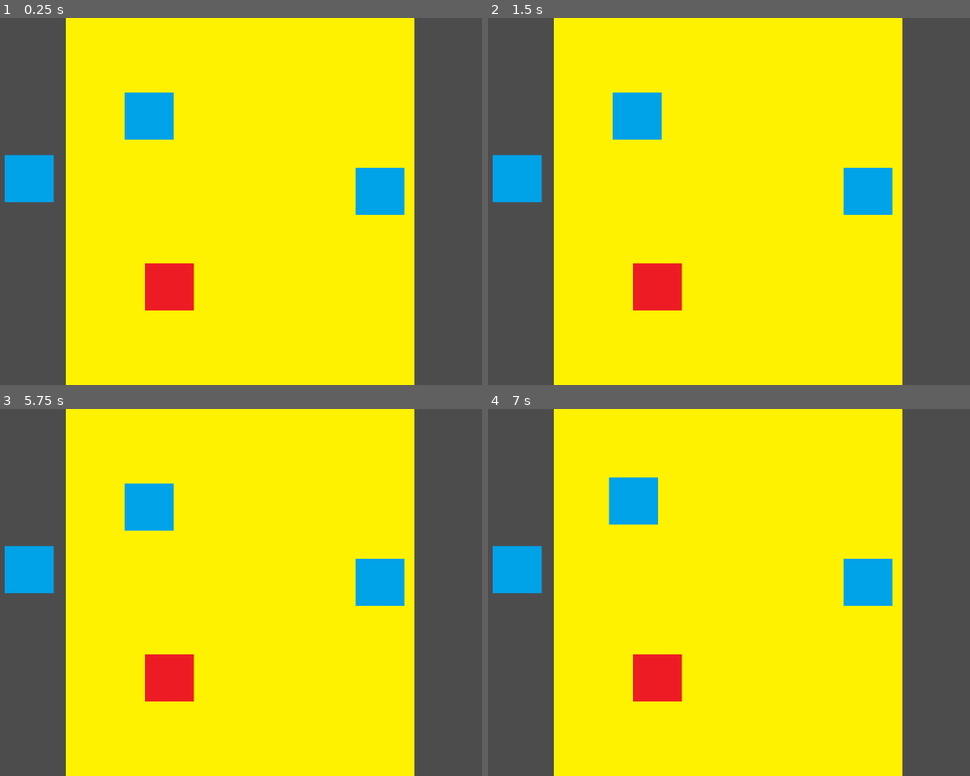
Above: before the commit, frames 1-4 (two rows, left to right).
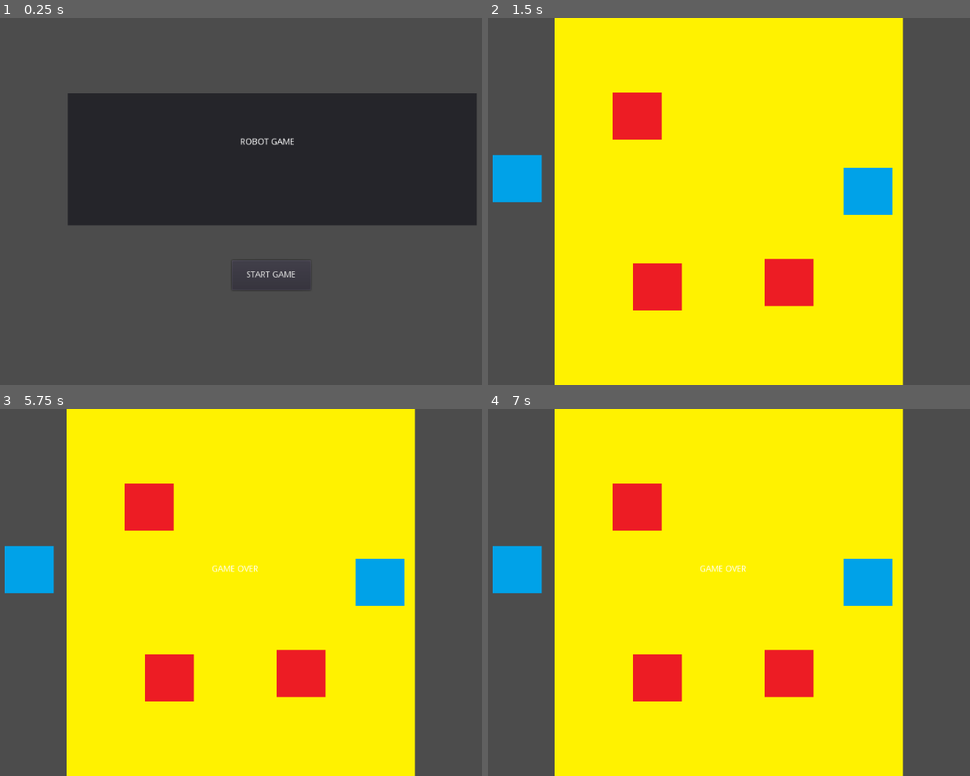
Above: after the commit, the same moments.

Repository: Agalatea/game_jam
Game: Godot game, scene res://MainScreen.tscn
Two runs of this game, one before a commit and one after it. Both use one fixed random seed, a clock stepped at 60 frames per second and the inputs below. Before the commit the project starts from res://Main.tscn.
Inputs (mouse positions are in pixels of both pictures, inside the frame that each line leads up to):
- Up to frame 1 (0.25 s): no input
- Up to frame 2 (1.5 s): click (757, 274) at 0.5 s, where only the run after the commit has a clickable "START GAME"; tap Enter at 1.25 s; move the mouse to (637, 117) at 1.27 s; click (637, 117) at 1.42 s
- Up to frame 3 (5.75 s): tap Space at 2, 3.5, 5 s; move the mouse to (28, 570) at 2.02 s; click (28, 570) at 2.17 s; tap Enter at 2.75, 4.25 s; move the mouse to (380, 581) at 2.77 s; click (380, 581) at 2.92 s; move the mouse to (207, 665) at 3.52 s; click (207, 665) at 3.67 s; move the mouse to (428, 647) at 4.27 s; click (428, 647) at 4.42 s; move the mouse to (53, 537) at 5.02 s; click (53, 537) at 5.17 s
- Up to frame 4 (7 s): move the mouse to (757, 592) at 5.77 s; click (757, 592) at 5.92 s; move the mouse to (632, 500) at 6.52 s; click (632, 500) at 6.67 s

The runs differ from the first frame. In frame 1, 78% of the frame differs, in the area x 0-99%, y 0-100%; in frame 2, 3.2%; in frame 3, 3.3%; in frame 4, 3.5%.

Commit message:
Hud and mechanics

Diff:
--- /dev/null
+++ b/HUD.tscn
@@ -0,0 +1,30 @@
+[gd_scene load_steps=3 format=2]
+
+[ext_resource path="res://Label.gd" type="Script" id=1]
+[ext_resource path="res://Win.gd" type="Script" id=2]
+
+[node name="HUD" type="Node2D"]
+
+[node name="GameOver" type="Label" parent="."]
+margin_left = 466.451
+margin_top = 254.6
+margin_right = 542.451
+margin_bottom = 268.6
+text = "GAME OVER"
+script = ExtResource( 1 )
+__meta__ = {
+"_edit_use_anchors_": false
+}
+
+[node name="Win" type="Label" parent="."]
+margin_left = 484.501
+margin_top = 138.7
+margin_right = 524.501
+margin_bottom = 152.7
+text = "WIN"
+script = ExtResource( 2 )
+__meta__ = {
+"_edit_use_anchors_": false
+}
+[connection signal="game_over" from="GameOver" to="GameOver" method="_on_Label_game_over"]
+[connection signal="win" from="Win" to="Win" method="_on_Win_win"]
--- a/Hole.gd
+++ b/Hole.gd
@@ -1,36 +1,29 @@
-extends Area2D
+extends RigidBody2D
 
 
 # Declare member variables here. Examples:
 # var a = 2
 # var b = "text"
-
-
+export var type = 1
+var taken = false
 # Called when the node enters the scene tree for the first time.
 func _ready():
+	add_to_group("Holes")
 	pass # Replace with function body.
 
 
 # Called every frame. 'delta' is the elapsed time since the previous frame.
-#func _process(delta):
-#	pass
+func _process(delta):
+	pass
 
 
 func _on_Hole_body_entered(body):
-#	if body.is_in_group ("RobotElement"):
-	print ("entered")
-	body.get_parent().setActiveArea(self)
-
-
-func _on_Hole_area_shape_entered(area_id, area, area_shape, self_shape):
-	print ("entered shape")
+	if body.is_in_group ("RobotElement"):
+		if (body.type == self.type and taken == false):
+#			print("match")
+#			body.snapper(body, position)
+			taken = true
+			body.emit_signal("snap_it", body, position)
+		else:
+			body.emit_signal("go_back", body)
 #	body.get_parent().setActiveArea(self)
-
-
-func _on_Hole_body_shape_entered(body_id, body, body_shape, area_shape):
-	print ("_on_Hole_body_shape_entered")
-	body.get_parent().setActiveArea(self)
-
-
-func _on_Hole_area_entered(area):
-	print ("_on_Hole_area_entered")
--- a/Hole.tscn
+++ b/Hole.tscn
@@ -6,9 +6,11 @@
 [sub_resource type="RectangleShape2D" id=1]
 extents = Vector2( 39.816, 37.5504 )
 
-[node name="Hole" type="Area2D"]
-input_pickable = false
-collision_layer = 3
+[node name="Hole" type="RigidBody2D"]
+mode = 3
+gravity_scale = 0.0
+contacts_reported = 5
+contact_monitor = true
 script = ExtResource( 2 )
 
 [node name="Sprite" type="Sprite" parent="."]
@@ -16,7 +18,4 @@
 
 [node name="CollisionShape2D" type="CollisionShape2D" parent="."]
 shape = SubResource( 1 )
-[connection signal="area_entered" from="." to="." method="_on_Hole_area_entered"]
-[connection signal="area_shape_entered" from="." to="." method="_on_Hole_area_shape_entered"]
 [connection signal="body_entered" from="." to="." method="_on_Hole_body_entered"]
-[connection signal="body_shape_entered" from="." to="." method="_on_Hole_body_shape_entered"]
--- /dev/null
+++ b/Label.gd
@@ -0,0 +1,27 @@
+extends Label
+
+
+# Declare member variables here. Examples:
+# var a = 2
+# var b = "text"
+
+signal game_over
+
+# Called when the node enters the scene tree for the first time.
+func _ready():
+	hide()
+	pass # Replace with function body.
+
+
+# Called every frame. 'delta' is the elapsed time since the previous frame.
+#func _process(delta):
+#	pass
+
+
+func _on_Label_game_over():
+	show()
+	pass # Replace with function body.
+
+
+func _on_Win_win():
+	pass # Replace with function body.
--- a/Main.gd
+++ b/Main.gd
@@ -7,11 +7,23 @@
 
 
 var held_object = null
-
+var no_of_holes = 0
 func _ready():
 	for node in get_tree().get_nodes_in_group("RobotElement"):
 		node.connect("clicked", self, "_on_pickable_clicked")
+	for node in get_tree().get_nodes_in_group("Holes"):
+		no_of_holes +=1
+
+
+
+func process():
+#	for i in get_children():
+#		print (i)
+#		if i.is_in_group("Holes"):
+#			if i.overlaps_body($RobotElement):
+#				print("dupa")
 	pass
+
 func _on_pickable_clicked(object):
 	if !held_object:
 		held_object = object
@@ -22,3 +34,22 @@
 		if held_object and !event.pressed:
 			held_object.drop()
 			held_object = null
+			var taken_holes = 0
+			for node in get_tree().get_nodes_in_group("Holes"):
+				if node.taken :
+					taken_holes +=1
+			if taken_holes==no_of_holes:
+				$LevelTimer.stop()
+				for node in get_tree().get_nodes_in_group("RobotElement"):
+					node.drop()
+					node.input_pickable = false
+				$HUD/Win.emit_signal("win")
+
+
+func _on_LevelTimer_timeout():
+	print ("stooooop")
+	for node in get_tree().get_nodes_in_group("RobotElement"):
+		node.drop()
+		node.input_pickable = false
+		$HUD/GameOver.emit_signal("game_over")
+	pass # Replace with function body.
--- a/Main.tscn
+++ b/Main.tscn
@@ -1,9 +1,10 @@
-[gd_scene load_steps=5 format=2]
+[gd_scene load_steps=6 format=2]
 
 [ext_resource path="res://RobotElement.tscn" type="PackedScene" id=1]
 [ext_resource path="res://Main.gd" type="Script" id=2]
 [ext_resource path="res://Robot .tscn" type="PackedScene" id=3]
 [ext_resource path="res://Hole.tscn" type="PackedScene" id=4]
+[ext_resource path="res://HUD.tscn" type="PackedScene" id=5]
 
 [node name="Main" type="Node2D"]
 script = ExtResource( 2 )
@@ -11,6 +12,7 @@
 [node name="RobotElement" parent="." instance=ExtResource( 1 )]
 position = Vector2( 364, 160 )
 z_index = 1
+type = 2
 
 [node name="RobotElement2" parent="." instance=ExtResource( 1 )]
 position = Vector2( 168, 262 )
@@ -21,7 +23,19 @@
 z_index = 1
 
 [node name="Robot " parent="." instance=ExtResource( 3 )]
-position = Vector2( 512.496, 326.855 )
+position = Vector2( 513.496, 326.855 )
+z_index = -1
 
 [node name="Hole" parent="." instance=ExtResource( 4 )]
 position = Vector2( 396.668, 439.509 )
+
+[node name="Hole2" parent="." instance=ExtResource( 4 )]
+position = Vector2( 611.801, 432.251 )
+
+[node name="LevelTimer" type="Timer" parent="."]
+wait_time = 5.0
+one_shot = true
+autostart = true
+
+[node name="HUD" parent="." instance=ExtResource( 5 )]
+[connection signal="timeout" from="LevelTimer" to="." method="_on_LevelTimer_timeout"]
--- /dev/null
+++ b/MainScreen.gd
@@ -0,0 +1,21 @@
+extends Control
+
+
+# Declare member variables here. Examples:
+# var a = 2
+# var b = "text"
+
+
+# Called when the node enters the scene tree for the first time.
+func _ready():
+	pass # Replace with function body.
+
+
+# Called every frame. 'delta' is the elapsed time since the previous frame.
+#func _process(delta):
+#	pass
+
+
+func _on_Button_pressed():
+	get_tree().change_scene("res://Main.tscn")
+	pass # Replace with function body.
--- /dev/null
+++ b/MainScreen.tscn
@@ -0,0 +1,39 @@
+[gd_scene load_steps=2 format=2]
+
+[ext_resource path="res://MainScreen.gd" type="Script" id=1]
+
+[node name="MainScreen" type="Control"]
+anchor_top = 0.00175435
+anchor_right = 1.0
+anchor_bottom = 1.00175
+margin_top = -1.76951e-08
+margin_bottom = -2.95639e-05
+script = ExtResource( 1 )
+__meta__ = {
+"_edit_use_anchors_": false
+}
+
+[node name="Panel" type="Panel" parent="."]
+margin_left = 230.684
+margin_top = 121.737
+margin_right = 898.684
+margin_bottom = 337.737
+
+[node name="RichTextLabel" type="RichTextLabel" parent="Panel"]
+margin_left = 282.263
+margin_top = 73.4737
+margin_right = 390.263
+margin_bottom = 104.474
+grow_horizontal = 0
+grow_vertical = 2
+bbcode_enabled = true
+bbcode_text = "[b]ROBOT GAME[/b]"
+text = "ROBOT GAME"
+
+[node name="Button" type="Button" parent="."]
+margin_left = 498.632
+margin_top = 394.808
+margin_right = 627.632
+margin_bottom = 443.808
+text = "START GAME"
+[connection signal="pressed" from="Button" to="." method="_on_Button_pressed"]
--- a/RobotElement.gd
+++ b/RobotElement.gd
@@ -2,22 +2,46 @@
 
 
 signal clicked
+signal snap_it(robo_body, pos)
+signal go_back(robo_body)
 
+export var type = 1
 var held = false
 var activeArea=null
 var body=null
+var start_pos
+var returning = false
+export var return_speed = 2000
 
 # Called when the node enters the scene tree for the first time.
 func _ready():
+	start_pos = position
 	body=self
 	body.add_to_group("RobotElement")
 	set_physics_process(true)
+	match (type):
+		1:
+			$AnimatedSprite.play("1")
+		2:
+			$AnimatedSprite.play("2")
+		3:
+			$AnimatedSprite.play("3")
 	pass # Replace with function body.
 
 
 func _process(delta):
 	if held:
 		global_transform.origin = get_global_mouse_position()
+	if (returning and position != start_pos):
+		print("go back marty")
+#		print (self.get_path_to()get_pos().distance_to(start_pos))
+		var targetVector = (position - start_pos).normalized()
+		print (targetVector)
+		set_linear_velocity(targetVector * return_speed * delta)
+	if (returning and position == start_pos):
+		returning = false
+		gravity_scale = 0
+		input_pickable = true
 
 func _physics_process(delta):
 	if activeArea!=null:
@@ -46,5 +70,22 @@
 
 	pass # Replace with function body.
 
-func setActiveArea(area):
-	activeArea=area
+
+func _on_RobotElement_snap_it(robo_body, pos):
+#	print ("snap sig")
+	if(self.body == robo_body):
+		held=false
+		position = pos
+		sleeping = true
+		input_pickable = false
+
+	pass # Replace with function body.
+
+
+func _on_RobotElement_go_back(robo_body):
+	if(self.body == robo_body):
+		position = start_pos
+		held = false
+#		gravity_scale = 10
+#		input_pickable = false
+#		returning = true
--- a/RobotElement.tscn
+++ b/RobotElement.tscn
@@ -1,22 +1,37 @@
-[gd_scene load_steps=5 format=2]
+[gd_scene load_steps=7 format=2]
 
 [ext_resource path="res://art/blue.png" type="Texture" id=1]
 [ext_resource path="res://RobotElement.gd" type="Script" id=2]
+[ext_resource path="res://art/red.png" type="Texture" id=3]
+[ext_resource path="res://art/green.png" type="Texture" id=4]
 
 [sub_resource type="RectangleShape2D" id=1]
 extents = Vector2( 40.2633, 36.8582 )
 
 [sub_resource type="SpriteFrames" id=2]
 animations = [ {
+"frames": [ ExtResource( 3 ) ],
+"loop": true,
+"name": "2",
+"speed": 5.0
+}, {
 "frames": [ ExtResource( 1 ) ],
 "loop": true,
-"name": "default",
+"name": "1",
+"speed": 5.0
+}, {
+"frames": [ ExtResource( 4 ) ],
+"loop": true,
+"name": "3",
 "speed": 5.0
 } ]
 
 [node name="RobotElement" type="RigidBody2D"]
 input_pickable = true
-mode = 1
+mode = 3
+gravity_scale = 0.0
+contacts_reported = 5
+contact_monitor = true
 script = ExtResource( 2 )
 
 [node name="CollisionShape2D" type="CollisionShape2D" parent="."]
@@ -24,4 +39,7 @@
 
 [node name="AnimatedSprite" type="AnimatedSprite" parent="."]
 frames = SubResource( 2 )
+animation = "3"
+[connection signal="go_back" from="." to="." method="_on_RobotElement_go_back"]
 [connection signal="input_event" from="." to="." method="_on_RobotElement_input_event"]
+[connection signal="snap_it" from="." to="." method="_on_RobotElement_snap_it"]
--- /dev/null
+++ b/Win.gd
@@ -0,0 +1,22 @@
+extends Label
+
+
+# Declare member variables here. Examples:
+# var a = 2
+# var b = "text"
+
+signal win
+# Called when the node enters the scene tree for the first time.
+func _ready():
+	hide()
+	pass # Replace with function body.
+
+
+# Called every frame. 'delta' is the elapsed time since the previous frame.
+#func _process(delta):
+#	pass
+
+
+func _on_Win_win():
+	show()
+	pass # Replace with function body.
--- a/project.godot
+++ b/project.godot
@@ -16,7 +16,7 @@
 [application]
 
 config/name="gamejam"
-run/main_scene="res://Main.tscn"
+run/main_scene="res://MainScreen.tscn"
 config/icon="res://icon.png"
 
 [rendering]
